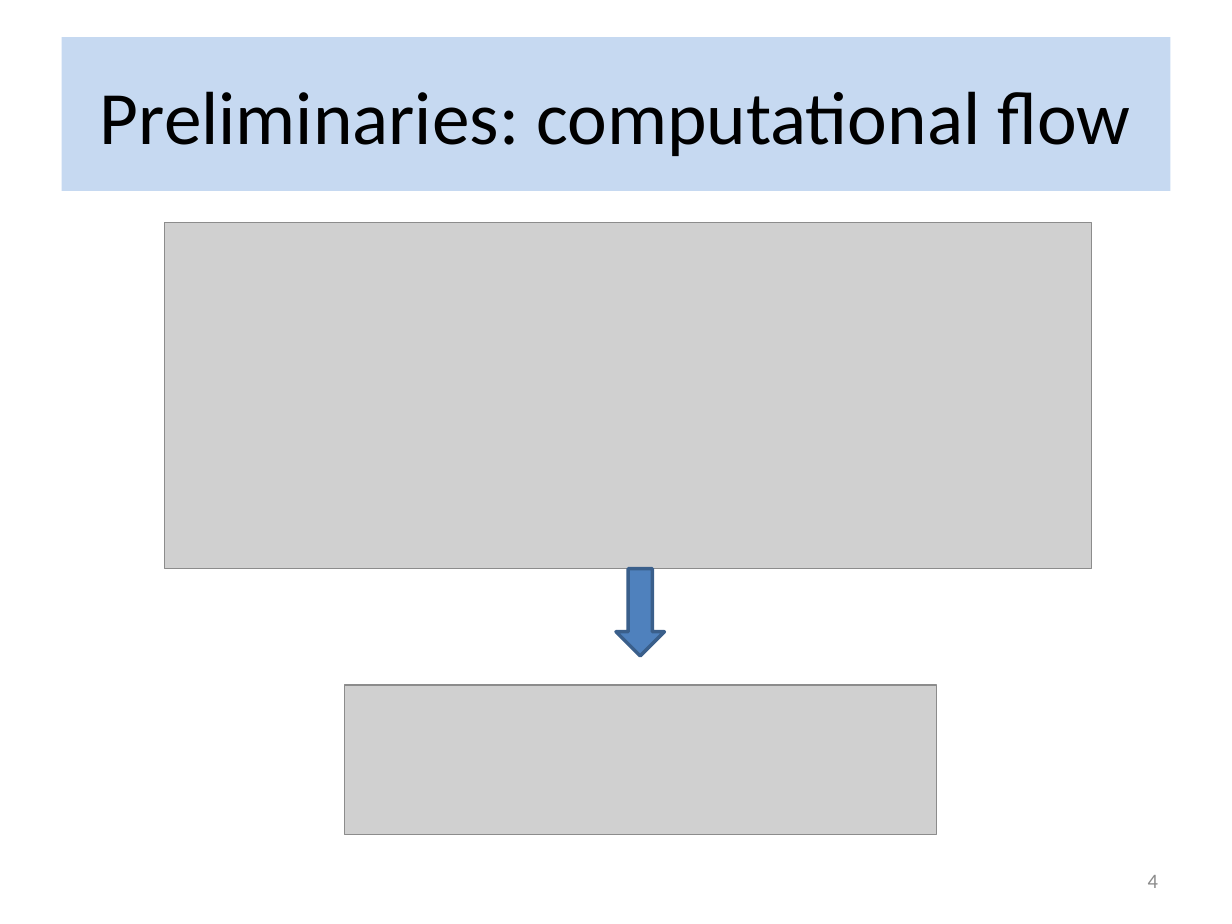
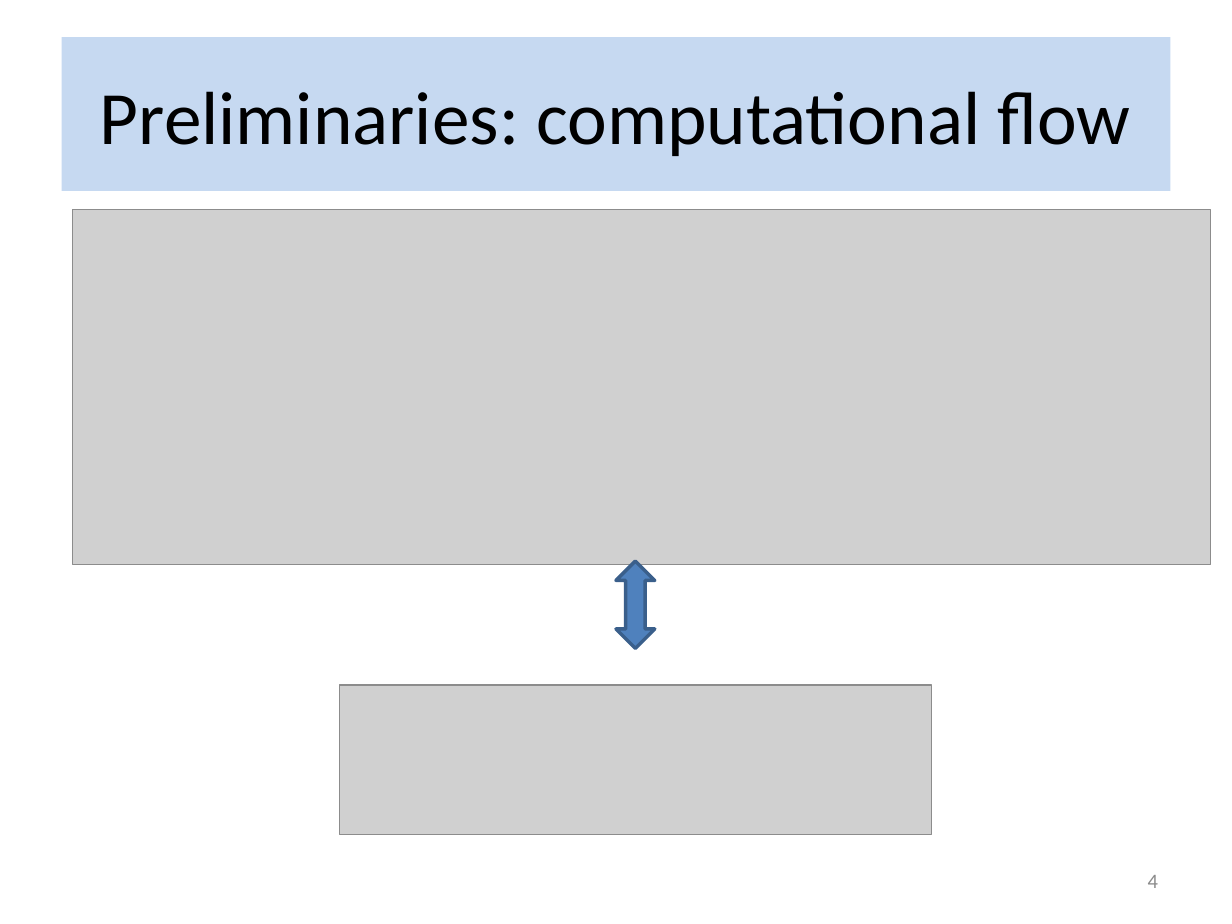
Before and after one commit to flame-stream/Papers, a slide deck: slide 4 of 2018/invalidation/slides.pptx. Drawn at 1232x924 pixels with LibreOffice and Linux fonts; fonts in the diff are those of the drawing; grey boxes stand for pictures; background and template pictures are left out. Boxes give left, top, right and bottom in pixels: in the first picture for what was removed or moved away, otherwise in the second. Text is boxed around its words. In the diff, an @@ line names an element or a change of style, - is before the commit and + after.

```diff
--- a/2018/invalidation/slides.pptx
+++ b/2018/invalidation/slides.pptx
@@ picture: place and size @@
-picture at (165, 222, 1092, 568)
+picture at (73, 209, 1210, 564)
@@ up down arrow: place and size @@
-up down arrow at (616, 569, 664, 657)
+up down arrow at (616, 561, 654, 648)
@@ up down arrow at (616, 561, 654, 648): down arrow to up down arrow @@
@@ picture: place and size @@
-picture at (344, 685, 935, 834)
+picture at (340, 685, 931, 834)
```
Also in this commit, not shown: 7 other slides changed.
